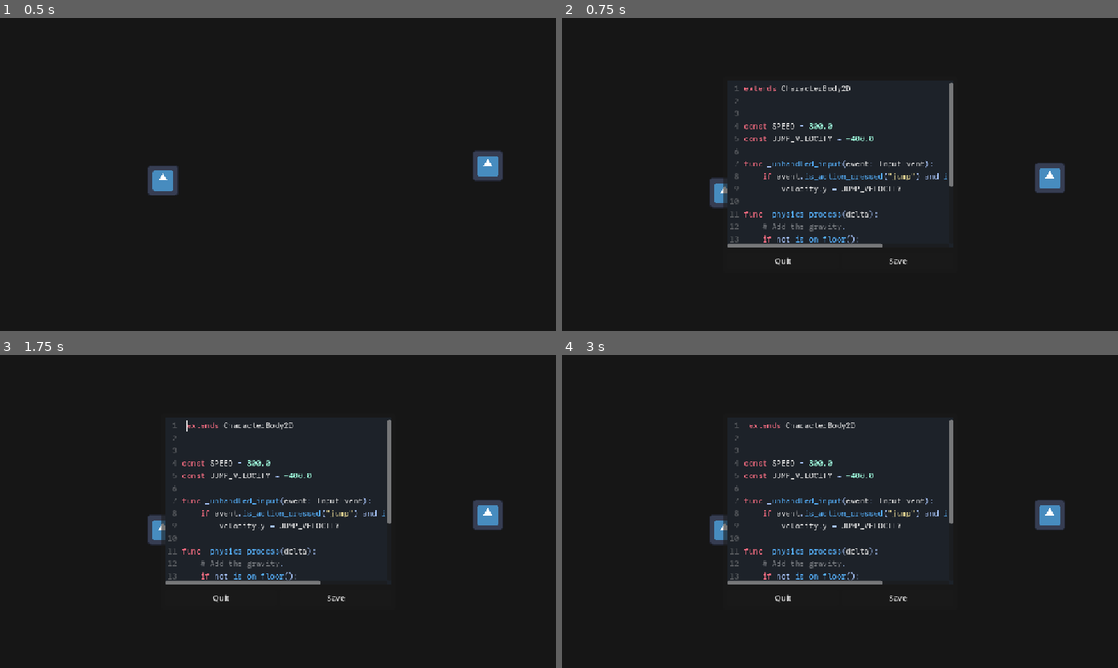
Above: before the commit, frames 1-4 (two rows, left to right).
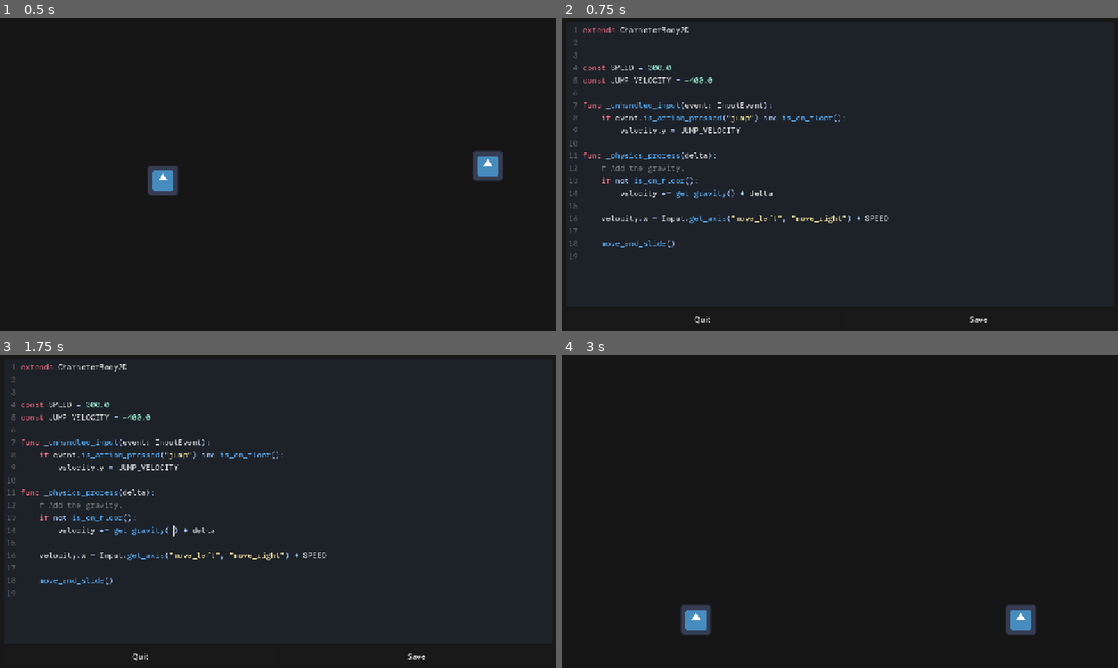
Above: after the commit, the same moments.

Repository: weedleeedle/self-coding-game-prototype
Game: Godot game, scene res://main.tscn
The game is run twice, just before and just after one commit, with the same random seed, the same clock (stepped at 60 frames per second) and the same inputs. The engine's default icon, where the game draws it, is replaced by a stand-in: a white triangle on a blue panel in a dark square.
Inputs (mouse positions are in pixels of both pictures, inside the frame that each line leads up to):
- Up to frame 1 (0.5 s): no input
- Up to frame 2 (0.75 s): move the mouse to (723, 183) at 0.52 s; press the mouse at (723, 183) at 0.53 s; hold D (move_right) from 0.53 s (still down)
- Up to frame 3 (1.75 s): keep holding D (move_right); tap Space (jump) at 0.77, 1.52 s; tap Enter at 1.25 s; move the mouse to (166, 527) at 1.27 s; release the mouse at (166, 527) at 1.28 s; click (166, 527) at 1.35 s
- Up to frame 4 (3 s): release D (move_right) at 2 s; click "Save" at 2 s; tap Space (jump) at 2.75 s; move the mouse to (1051, 514) at 2.77 s; press the mouse at (1051, 514) at 2.78 s; hold A (move_left) from 2.78 s (still down)

Frame 1 is identical in both runs. In frame 2, 5.3% of the frame differs, in the area x 1-91%, y 2-98%; in frame 3, 5.3%; in frame 4, 4.3%.
Error before the commit: Parse Error: Unexpected "Indent" in class body. (res://components/test_character/test_character.gd:1)

Commit message:
Fixed code editor not showing up when clicking on stuff.
Was just hiding and showing the wrong thing, teehee

Diff:
--- a/godot/components/code_editor/code_editor.tscn
+++ b/godot/components/code_editor/code_editor.tscn
@@ -12,7 +12,6 @@
 metadata/_custom_type_script = "uid://85gv2a62whc8"
 
 [node name="CodeEditor" type="PanelContainer"]
-process_mode = 3
 anchors_preset = 15
 anchor_right = 1.0
 anchor_bottom = 1.0
--- a/godot/components/editor_manager/editor_manager.tscn
+++ b/godot/components/editor_manager/editor_manager.tscn
@@ -4,6 +4,7 @@
 [ext_resource type="PackedScene" uid="uid://dlo8rvo4a1kwy" path="res://components/code_editor/code_editor.tscn" id="2_lkyrs"]
 
 [node name="EditorManager" type="Node"]
+process_mode = 3
 script = ExtResource("1_h44v6")
 
 [node name="CodeEditorLayer" type="CanvasLayer" parent="."]
@@ -12,10 +13,6 @@
 
 [node name="CodeEditor" parent="CodeEditorLayer" instance=ExtResource("2_lkyrs")]
 unique_name_in_owner = true
-offset_left = 334.0
-offset_top = 121.0
-offset_right = -334.0
-offset_bottom = -121.0
 
 [connection signal="quit" from="CodeEditorLayer/CodeEditor" to="." method="_on_code_editor_quit"]
 [connection signal="saved" from="CodeEditorLayer/CodeEditor" to="." method="_on_code_editor_saved"]
